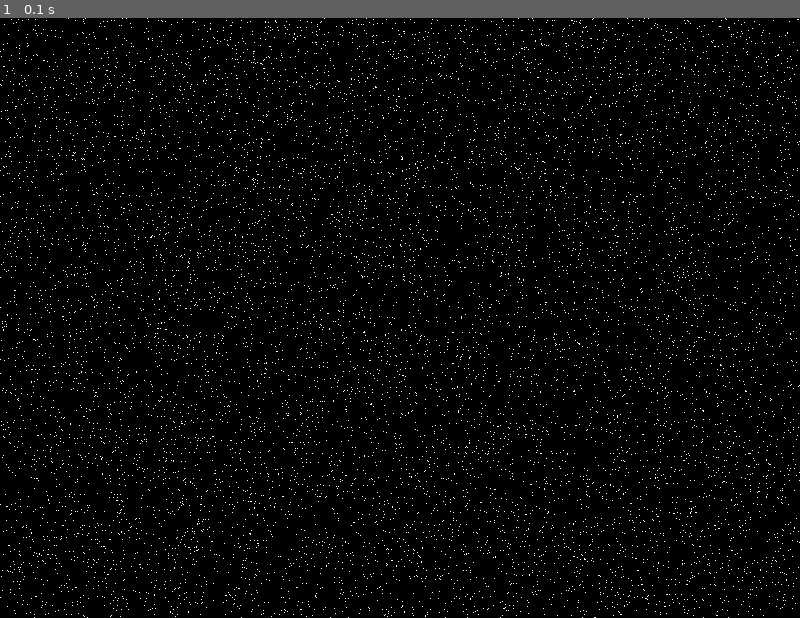
Above: before the commit, frame 1.
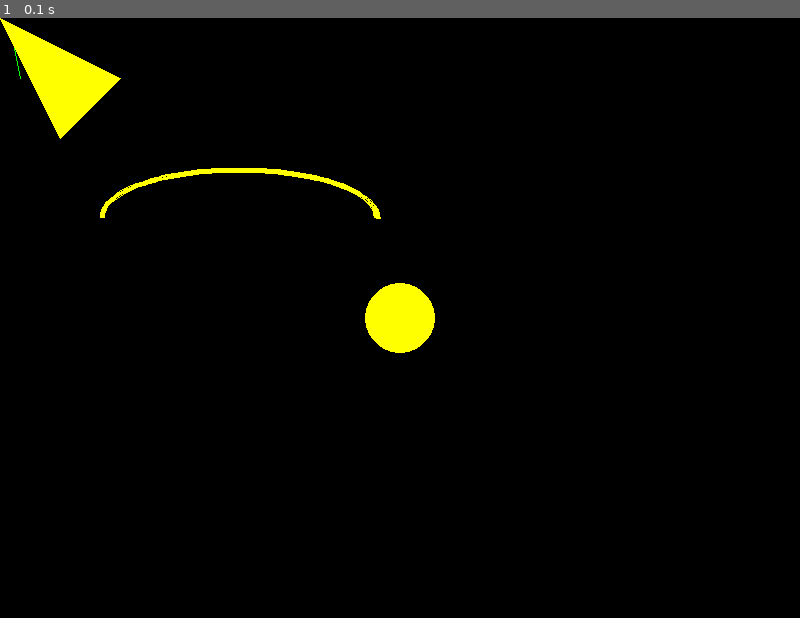
Above: after the commit, the same moment.

Repository: KatySilaeva/pygame1
Game: pygame game, started from main.py
Same seed, same stepped clock (60 frames per second), same inputs: the game is played once before the commit and once after it.
Inputs:
- Up to frame 1 (0.1 s): no input

The runs differ from the first frame. In frame 1, 4.3% of the frame differs, in the area x 0-100%, y 0-100%.

Commit message:
pygame true new

Diff:
--- a/main.py
+++ b/main.py
@@ -1,6 +1,6 @@
 import pygame
 import random
-
+import math
 if __name__ == "__main__":
     pygame.init()
     size = width, height = 800, 600
@@ -39,11 +39,18 @@
         screen.fill(pygame.Color('Black'))
         for i in range(10000):
             screen.fill(pygame.Color('white'), (random.random()*width,random.random()*height,1,1))
+
+    def line(screen):
+        pygame.draw.line(screen, (0,255,0), (10,10),(20,60))
+        pygame.draw.polygon(screen,pygame.Color('yellow'),[(0,0),(60,120),(120,60)])# треугольник
+        pygame.draw.circle(screen,pygame.Color('yellow'),(width//2,height//2), 35)# круг
+        pygame.draw.arc(screen, pygame.Color('yellow'),(100,150,280,100),0,3.14,5 )
     while pygame.event.wait().type != pygame.QUIT:
         # draw()
         # draw_squre(screen)
-        rect(screen)
-        star_sky(screen)
+        # rect(screen) квадрат
+        # star_sky(screen)# аля звездное небо
+        line(screen)
         pygame.display.flip()#смена кадроов
 
     pygame.quit()
